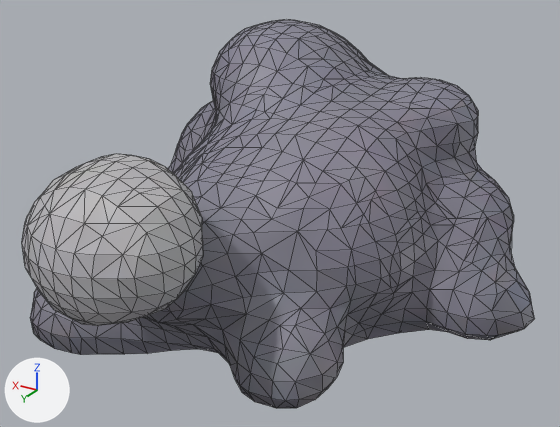
One commit to the glTF model tools/art/models/cave/bk_yoru.glb: the scene before it, then after it.
Before and after are seen from a 50 mm lens placed at (-0.1041, 0.1717, 0.1113), pointed at (-0.0029, 0.003, 0.0269). The axes (+X, +Y, +Z) are drawn at lower left. The lights are the same throughout. The first picture is the older version. Mesh edges are drawn as thin lines. Vertices at exactly the same position are counted once.

Names of what the first picture shows: 'geometry_0'.
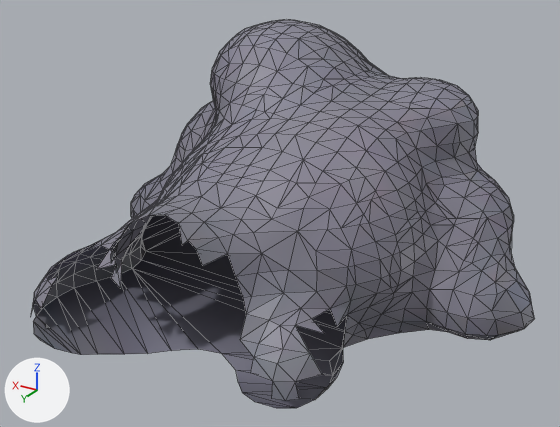
What differs and where, as boxes (x1, y1, x2, y2) in the pictures (560 x 427 px):
'geometry_0', reshaped
    before: (22, 20, 534, 408)
    after: (30, 20, 534, 408)
part 1 of me_geometry_0, deleted
    before: (22, 154, 347, 408)

Diff of the bpy script that builds the scene:
```diff
--- a/tools/art/models/cave/bk_yoru.glb.py
+++ b/tools/art/models/cave/bk_yoru.glb.py
@@ me_geometry_0 @@
 # used by ob_geometry_0; location = (0.0, 0.0, 0.0)
-me_geometry_0.from_pydata(...)  # 1681 vertices, 3350 faces; spans x -0.07..0.07, y -0.08..0.08, z 0.0..0.073
+me_geometry_0.from_pydata(...)  # 1440 vertices, 2786 faces; spans x -0.07..0.07, y -0.08..0.055, z 0.0..0.073
+# me_geometry_0 part 1
+# 241 vertices are removed from x -0.038..0.042, y 0.035..0.08, z 0.005..0.058
+# 564 faces are deleted
 me_geometry_0.materials.append(mat_defaultmaterial)
```
